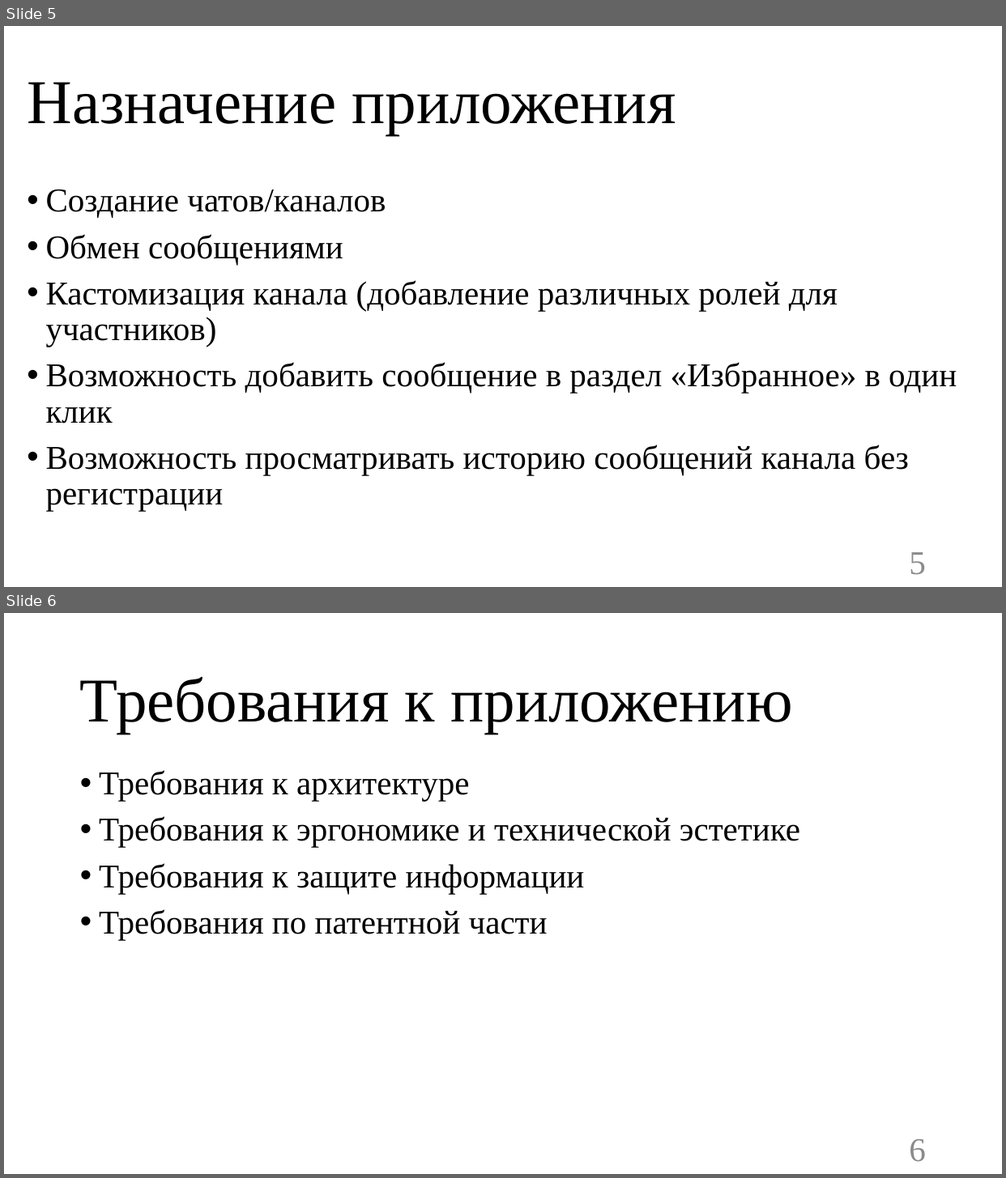
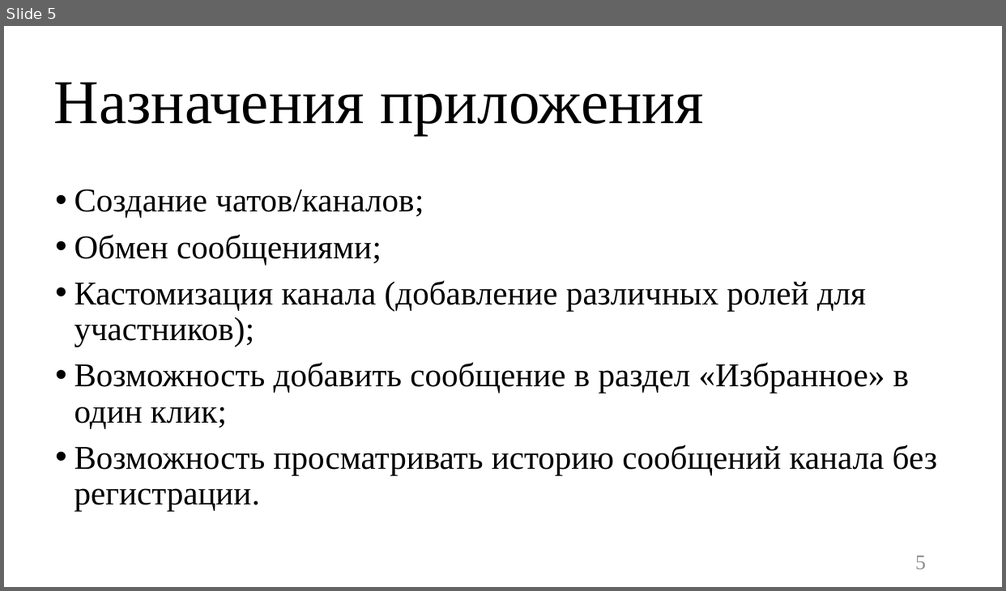
Before and after one commit to TouristTokyo/messenger_project, a slide deck: Documents/Презентация.pptx. Shown one above the other, each under a label of ours: slides 5 and 6 before the commit, slide 5 after it. The pictures are 1006x1178 and 1006x591 pixels, drawn with LibreOffice and Linux fonts; fonts in the diff are those of the drawing. Boxes give left, top, right and bottom in pixels: in the first picture for what was removed or moved away, otherwise in the second. Text is boxed around its words. In the diff, an @@ line names an element or a change of style, - is before the commit and + after.

```diff
--- a/Documents/Презентация.pptx
+++ b/Documents/Презентация.pptx
@@ slide 6 removed at bbox=[4, 613, 1002, 1174], background #FFFFFF @@
@@ title removed at bbox=[80, 677, 792, 733] @@
-Требования к приложению
@@ text removed at bbox=[99, 770, 800, 940] @@
-• Требования к архитектуре
-• Требования к эргономике и технической эстетике
-• Требования к защите информации
-• Требования по патентной части
@@ page number removed at bbox=[909, 1139, 926, 1162] @@
-6
@@ slide 5 changed as well @@
@@ title at bbox=[54, 82, 704, 135]: text changed @@
-Назначение приложения
+Назначения приложения
@@ text at bbox=[74, 189, 937, 511]: text changed @@
-• Создание чатов/каналов
-• Обмен сообщениями
-• Кастомизация канала (добавление различных ролей для участников)
-• Возможность добавить сообщение в раздел «Избранное» в один клик
-• Возможность просматривать историю сообщений канала без регистрации
+• Создание чатов/каналов;
+• Обмен сообщениями;
+• Кастомизация канала (добавление различных ролей для участников);
+• Возможность добавить сообщение в раздел «Избранное» в один клик;
+• Возможность просматривать историю сообщений канала без регистрации.
@@ page number at bbox=[915, 556, 926, 570]: size 32 to 20 pt @@
```
Also in this commit, not shown: 9 other slides changed, 12 slides added, 1 other slide removed, 1 other file.
